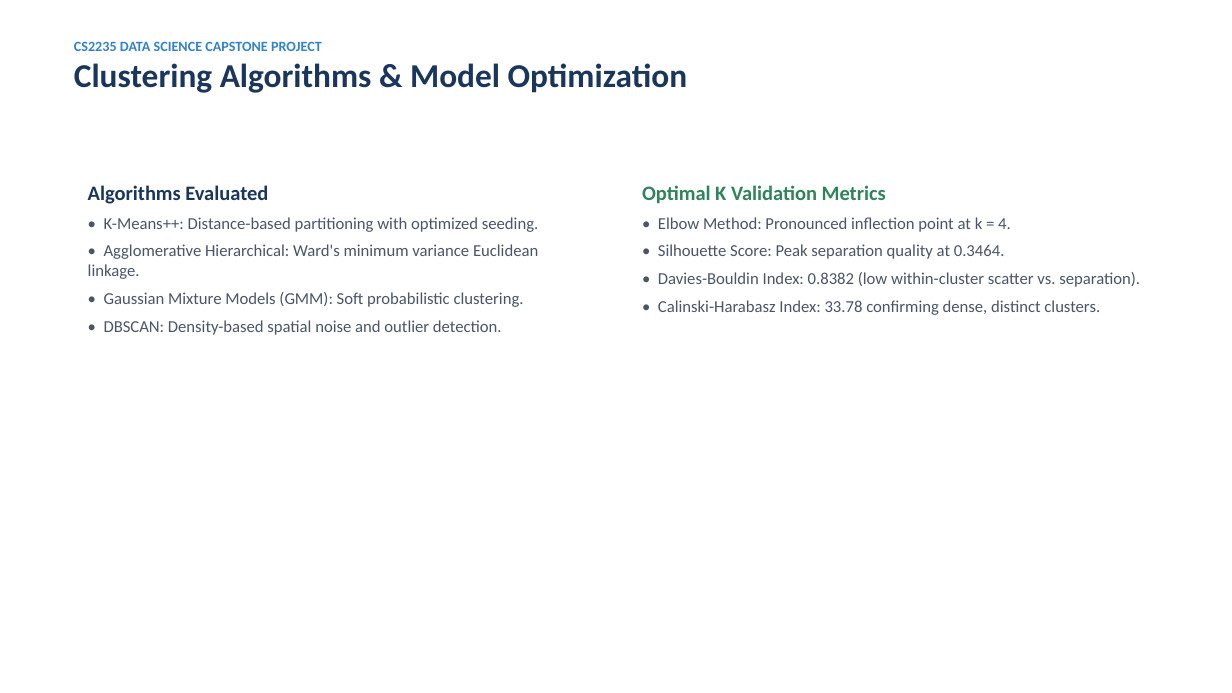
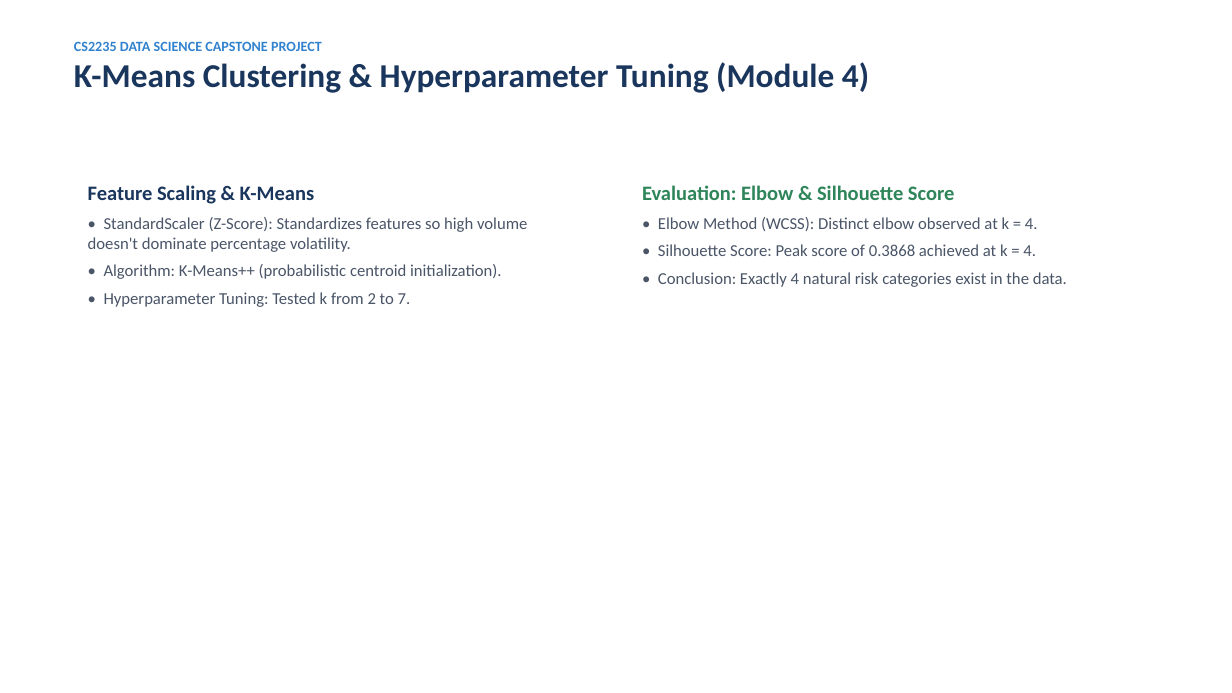
Before and after one commit to thanishasrao/Cryptocurrency-Risk-Analysis, a slide deck: slide 5 of presentation/crypto_risk_clustering_presentation.pptx. Drawn at 1232x693 pixels with LibreOffice and Linux fonts; fonts in the diff are those of the drawing. Boxes give left, top, right and bottom in pixels: in the first picture for what was removed or moved away, otherwise in the second. Text is boxed around its words. In the diff, an @@ line names an element or a change of style, - is before the commit and + after.

Commit message:
docs: strictly eliminate all non-syllabus concepts and algorithms

```diff
--- a/presentation/crypto_risk_clustering_presentation.pptx
+++ b/presentation/crypto_risk_clustering_presentation.pptx
@@ text at [74,62,869,93]: text changed @@
-Clustering Algorithms & Model Optimization
+K-Means Clustering & Hyperparameter Tuning (Module 4)
@@ text at [88,185,527,307]: text changed @@
-Algorithms Evaluated
-• K-Means++: Distance-based partitioning with optimized seeding.
-• Agglomerative Hierarchical: Ward's minimum variance Euclidean linkage.
-• Gaussian Mixture Models (GMM): Soft probabilistic clustering.
-• DBSCAN: Density-based spatial noise and outlier detection.
+Feature Scaling & K-Means
+• StandardScaler (Z-Score): Standardizes features so high volume doesn't dominate percentage volatility.
+• Algorithm: K-Means++ (probabilistic centroid initialization).
+• Hyperparameter Tuning: Tested k from 2 to 7.
@@ text at [642,185,1038,256]: text changed @@
-Optimal K Validation Metrics
-• Elbow Method: Pronounced inflection point at k = 4.
-• Silhouette Score: Peak separation quality at 0.3464.
-• Davies-Bouldin Index: 0.8382 (low within-cluster scatter vs. separation).
-• Calinski-Harabasz Index: 33.78 confirming dense, distinct clusters.
+Evaluation: Elbow & Silhouette Score
+• Elbow Method (WCSS): Distinct elbow observed at k = 4.
+• Silhouette Score: Peak score of 0.3868 achieved at k = 4.
+• Conclusion: Exactly 4 natural risk categories exist in the data.
```
Also in this commit, not shown: 7 other slides changed, 8 other files.
